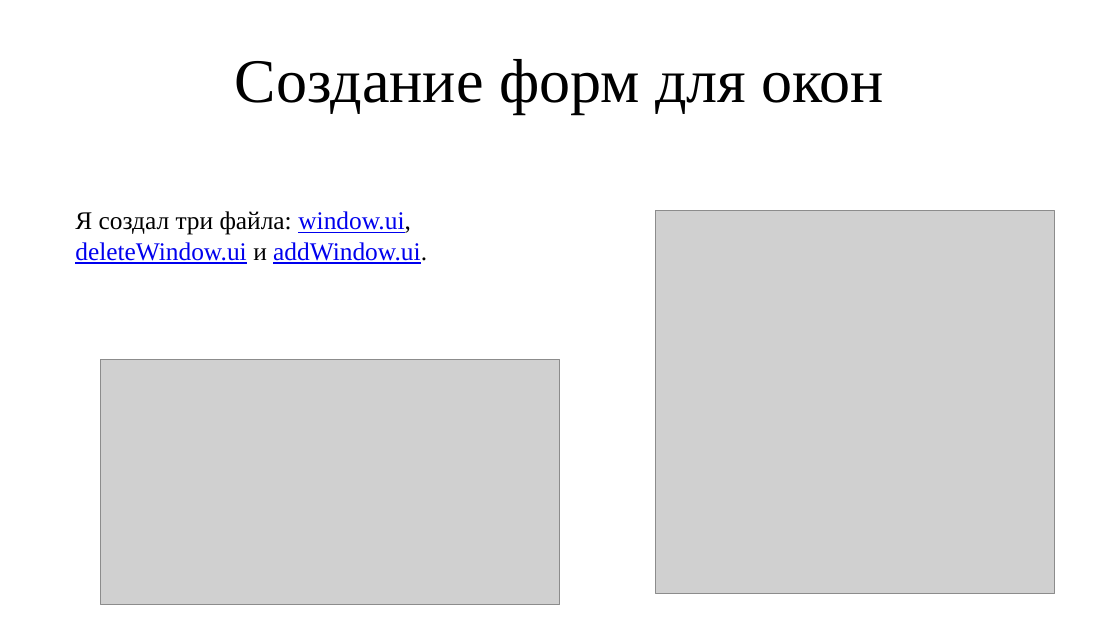
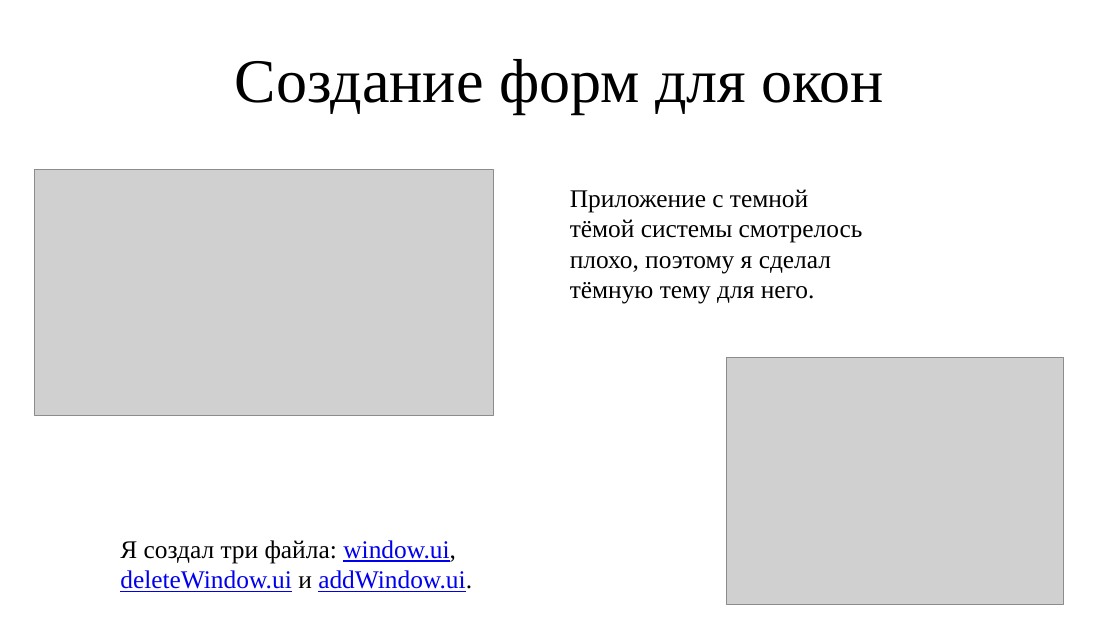
Before and after one commit to NiKar-coder/Project, a slide deck: slide 4 of Presentation.pptx. Drawn at 1120x630 pixels with LibreOffice and Linux fonts; fonts in the diff are those of the drawing; grey boxes stand for pictures. Boxes give left, top, right and bottom in pixels: in the first picture for what was removed or moved away, otherwise in the second. Text is boxed around its words. In the diff, an @@ line names an element or a change of style, - is before the commit and + after.

```diff
--- a/Presentation.pptx
+++ b/Presentation.pptx
@@ picture: place and size @@
-picture at <box>101,359,560,605</box>
+picture at <box>35,170,494,416</box>
@@ text added at <box>570,189,863,304</box>, 18 pt, text #000000 @@
+Приложение с темной тёмой системы смотрелось плохо, поэтому я сделал тёмную тему для него.
@@ picture removed at <box>657,210,1055,594</box> @@
@@ picture added at <box>727,358,1064,605</box> @@
@@ text "Я создал три файла: window.ui, ...": place and size @@
-text "Я создал три файла: window.ui, ..." at <box>75,211,427,264</box>
+text "Я создал три файла: window.ui, ..." at <box>120,540,472,592</box>
```
Also in this commit, not shown: 7 other files.
